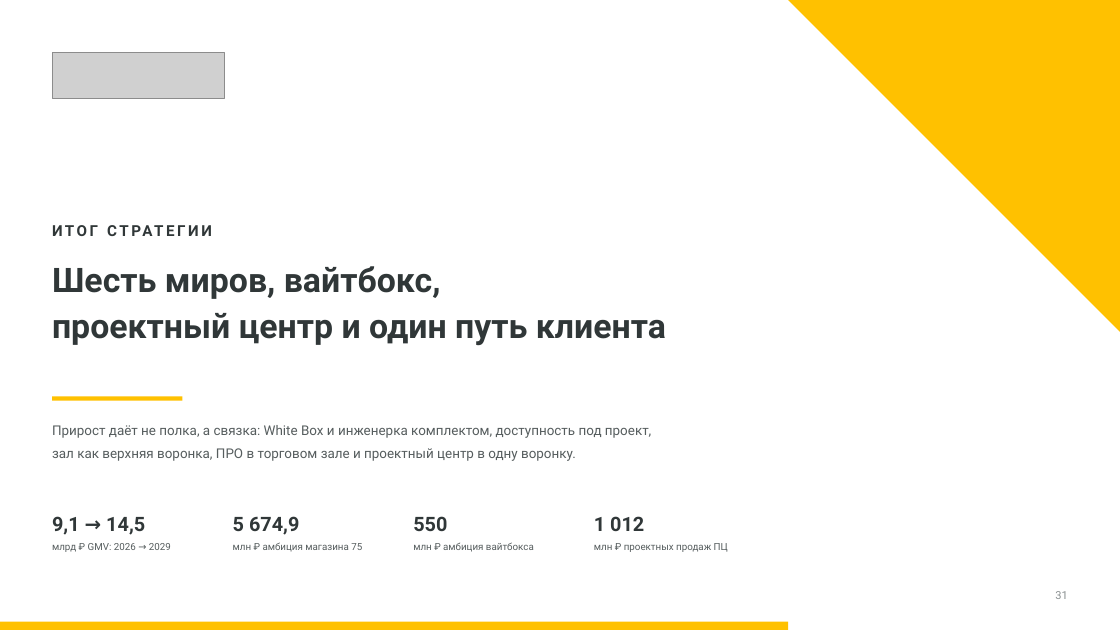
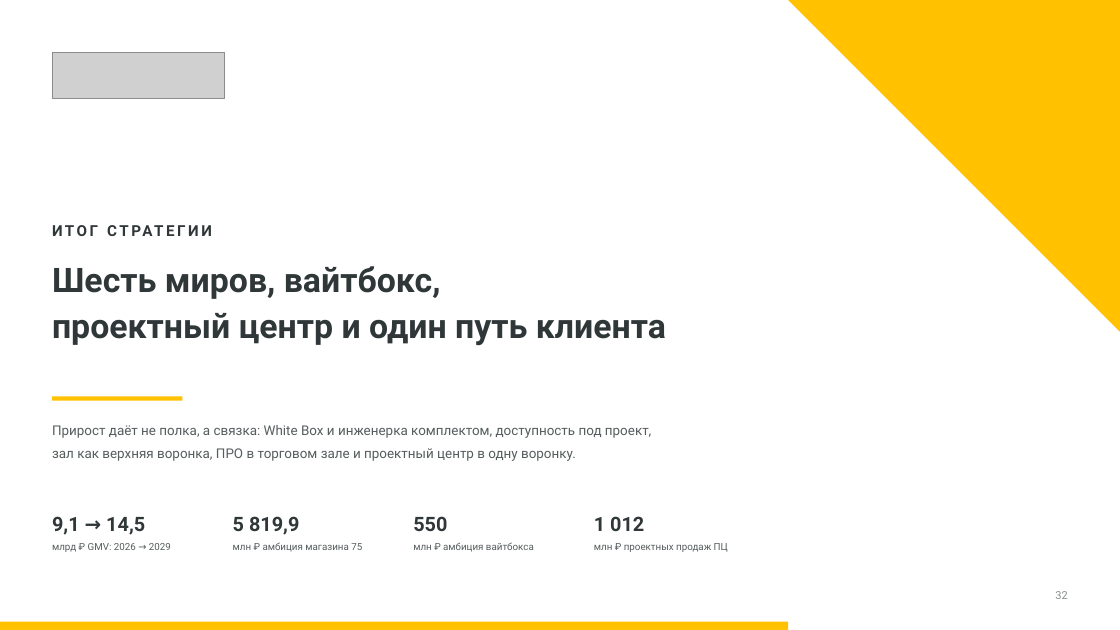
Before and after one commit to dmitrypalych44-ai/power-point, a slide deck: slide 32 of deliverables/Лемана_ПРО_Стратегия_Владивосток_2027.pptx (slide 31 before the commit). Drawn at 1120x630 pixels with LibreOffice and Linux fonts; fonts in the diff are those of the drawing; grey boxes stand for pictures. Boxes give left, top, right and bottom in pixels: in the first picture for what was removed or moved away, otherwise in the second. Text is boxed around its words. In the diff, an @@ line names an element or a change of style, - is before the commit and + after.

```diff
--- a/deliverables/Лемана_ПРО_Стратегия_Владивосток_2027.pptx
+++ b/deliverables/Лемана_ПРО_Стратегия_Владивосток_2027.pptx
@@ text at [233, 516, 299, 535]: text changed @@
-5 674,9
+5 819,9
@@ text at [1055, 591, 1067, 599]: text changed @@
-31
+32
```
Also in this commit, not shown: 24 other slides changed, 3 slides added, 2 slides removed, 5 other files.
